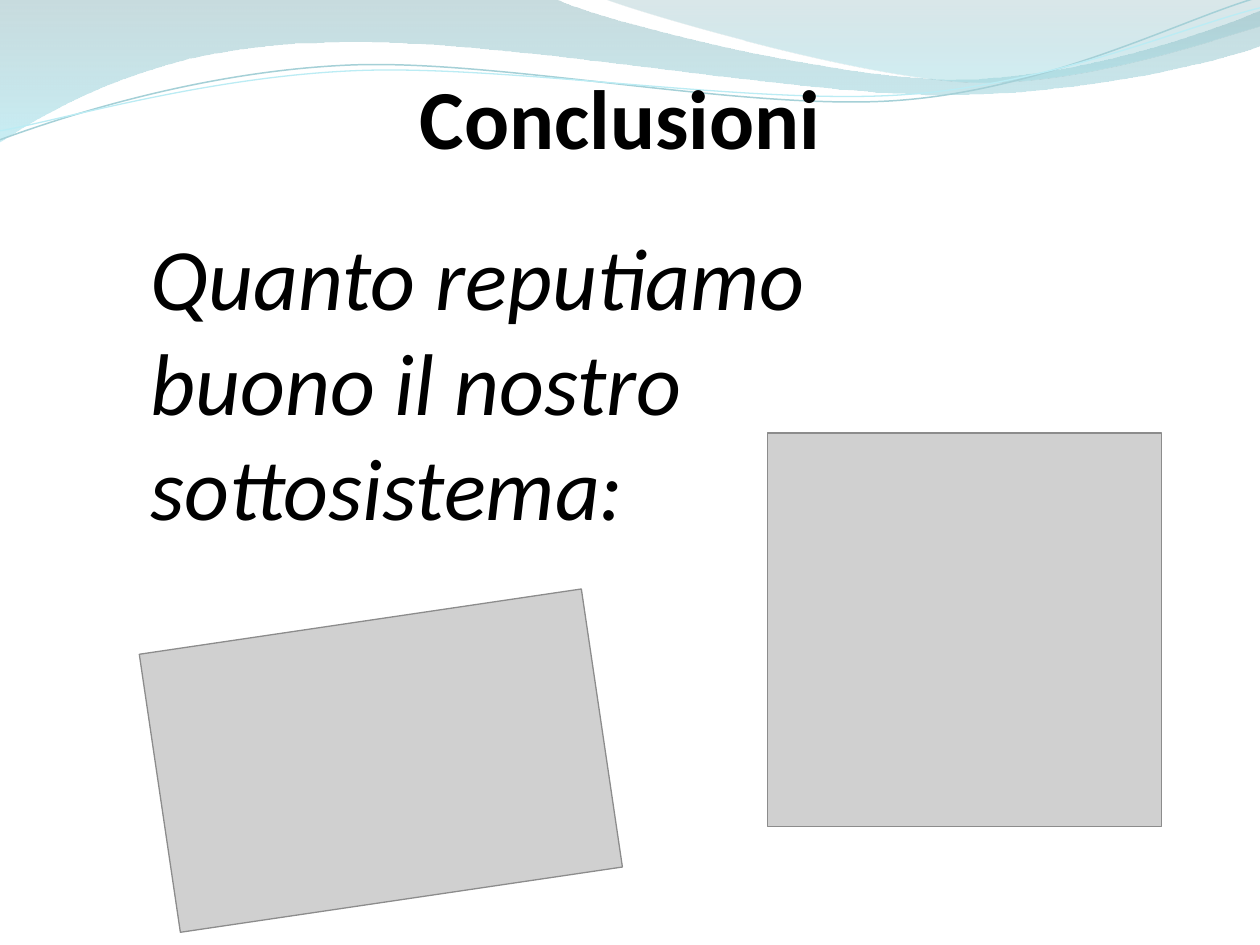
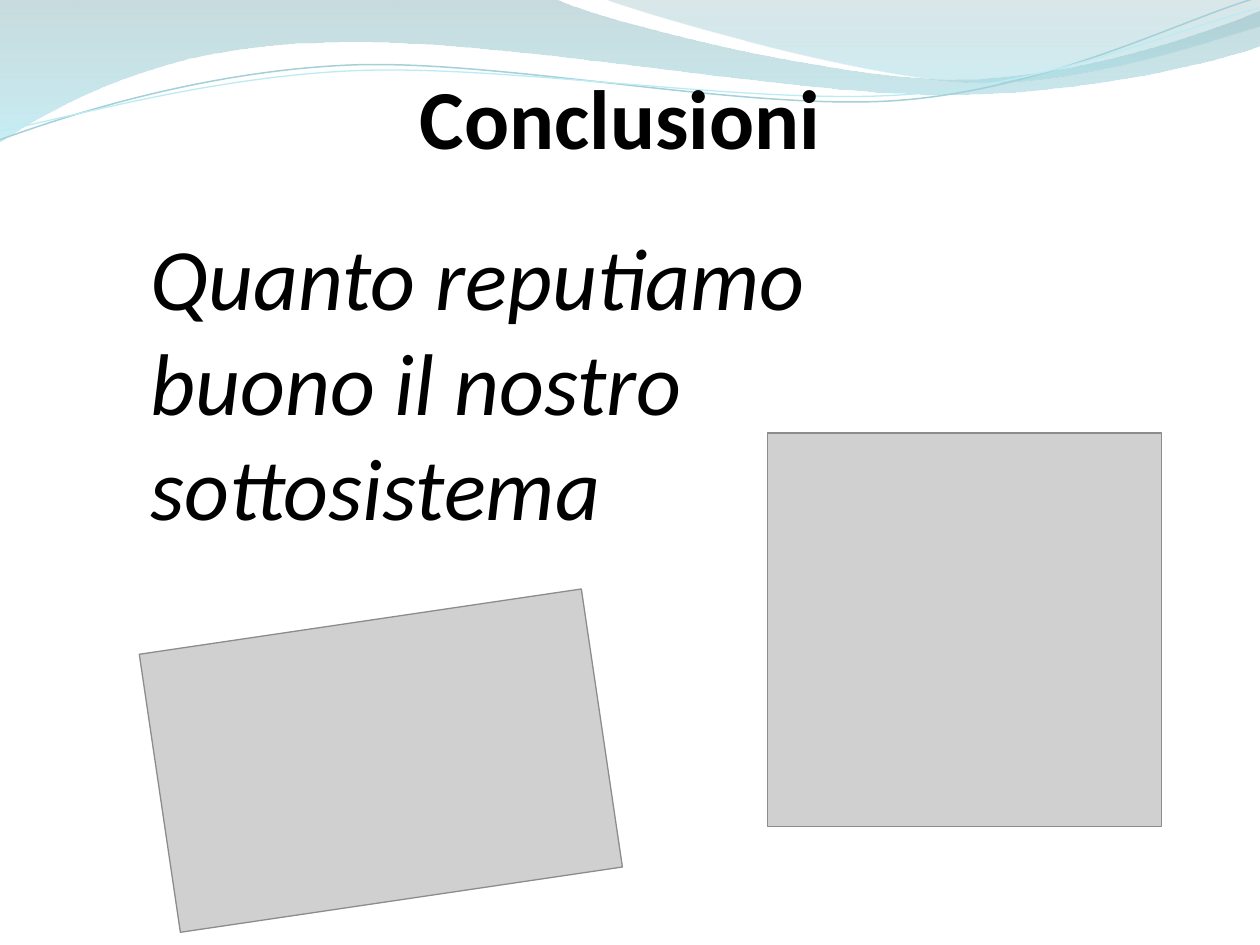
Before and after one commit to ammirate/at-silo, a slide deck: slide 44 of Presentazione/Atsilo3/Atsilo_H_PresentazioneFinale.pptx. Drawn at 1260x945 pixels with LibreOffice and Linux fonts; fonts in the diff are those of the drawing; grey boxes stand for pictures. Boxes give left, top, right and bottom in pixels: in the first picture for what was removed or moved away, otherwise in the second. Text is boxed around its words. In the diff, an @@ line names an element or a change of style, - is before the commit and + after.

```diff
--- a/Presentazione/Atsilo3/Atsilo_H_PresentazioneFinale.pptx
+++ b/Presentazione/Atsilo3/Atsilo_H_PresentazioneFinale.pptx
@@ text at <box>150,249,804,521</box>: text changed @@
-Quanto reputiamo buono il nostro sottosistema:
+Quanto reputiamo buono il nostro sottosistema
```
Also in this commit, not shown: 5 other slides changed, 2 other files.
